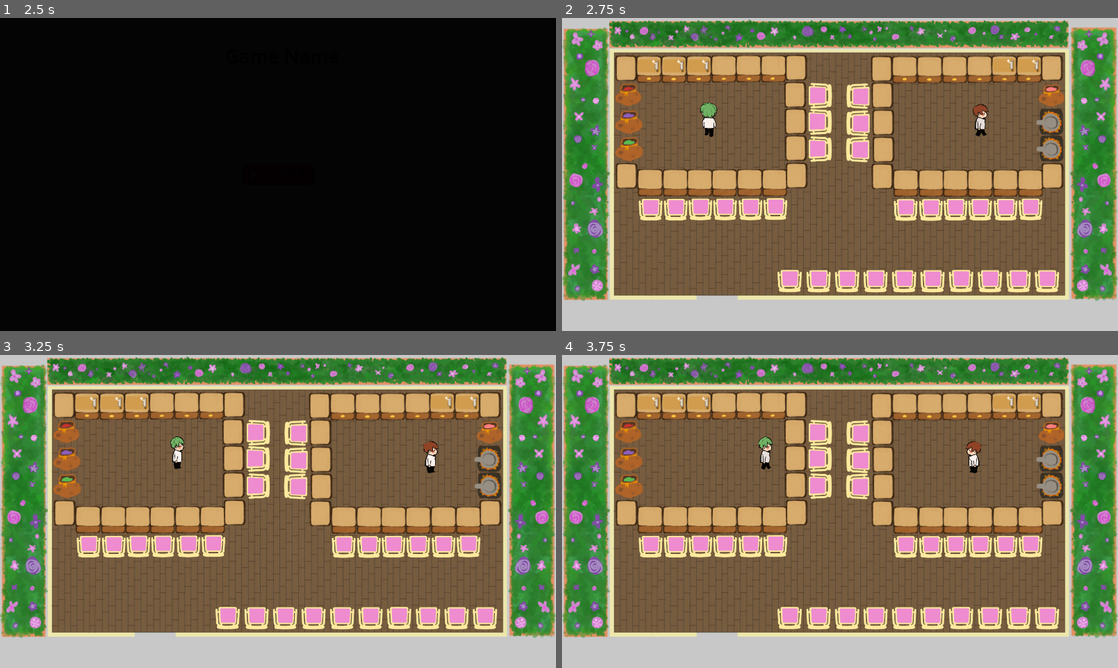
Above: before the commit, frames 1-4 (two rows, left to right).
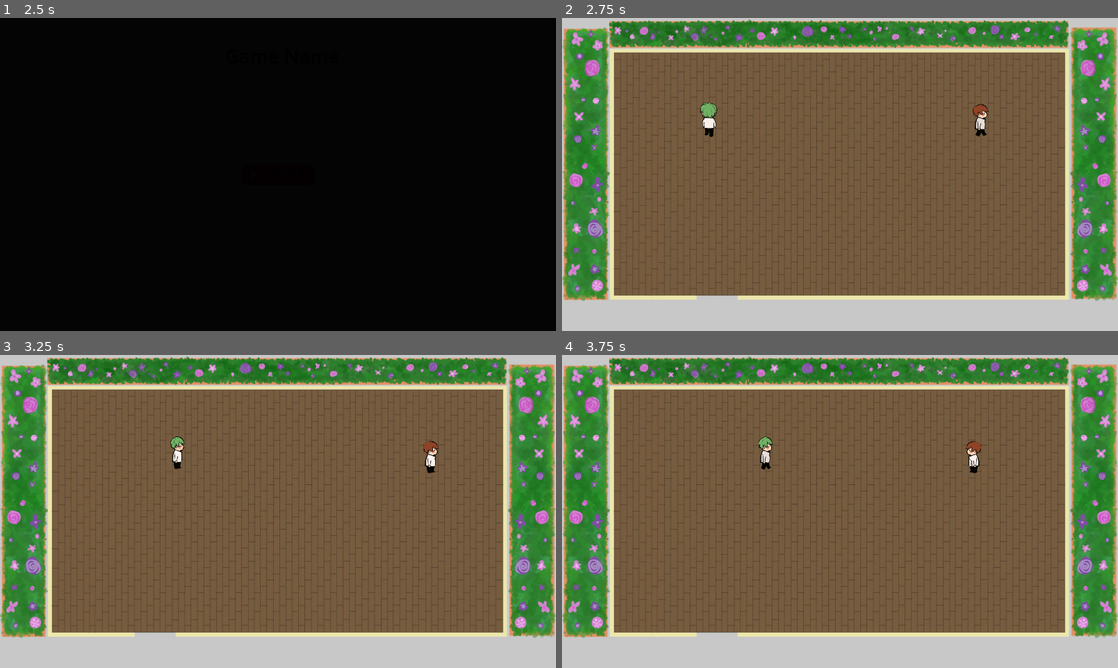
Above: after the commit, the same moments.

Repository: k1404635/Summer-Game-2024
Game: Godot game, scene res://Scenes/main_menu.tscn
The game is run twice, just before and just after one commit, with the same random seed, the same clock (stepped at 60 frames per second) and the same inputs.
Inputs (mouse positions are in pixels of both pictures, inside the frame that each line leads up to):
- Up to frame 1 (2.5 s): click (278, 174) at 0.5 s; click (278, 174) at 1.25 s; tap Enter at 2 s; hold D (MoveRight) from 2.03 s (still down); hold E (Switch Characters) from 2.03 s (still down); tap W (MoveUp) at 2.27 s
- Up to frame 2 (2.75 s): keep holding D (MoveRight); keep holding E (Switch Characters)
- Up to frame 3 (3.25 s): keep holding D (MoveRight); release E (Switch Characters) at 2.78 s; tap E (Switch Characters) at 2.85 s; tap W (MoveUp) at 3.02 s
- Up to frame 4 (3.75 s): release D (MoveRight) at 3.53 s; hold A (MoveLeft) from 3.53 s (still down); hold E (Switch Characters) from 3.53 s (still down)

Frame 1 is identical in both runs. In frame 2, 22% of the frame differs, in the area x 9-91%, y 11-88%; in frame 3, 22%; in frame 4, 22%.

Commit message:
background without counters and stuff

Diff:
--- a/Scenes/main.tscn
+++ b/Scenes/main.tscn
@@ -27,7 +27,7 @@
 [ext_resource type="Texture2D" uid="uid://b7iy0hicl10oo" path="res://Icons/Players/VegRight1.png" id="13_iuxe6"]
 [ext_resource type="AudioStream" uid="uid://5jtbe4ww7vdf" path="res://Audio/Gameplay Track.mp3" id="17_2cbpq"]
 [ext_resource type="PackedScene" uid="uid://rub2cbpyxjqa" path="res://GUI.tscn" id="18_46r3v"]
-[ext_resource type="Texture2D" uid="uid://hbitdqthnp2i" path="res://Icons/Restaurant.png" id="24_vxv6i"]
+[ext_resource type="Texture2D" uid="uid://bpp0vsgvelvav" path="res://Icons/background.png" id="28_rlxle"]
 [ext_resource type="Texture2D" uid="uid://ct81olosn8uxx" path="res://tilemap.png" id="29_1htrv"]
 
 [sub_resource type="SpriteFrames" id="SpriteFrames_xxkhc"]
@@ -364,7 +364,7 @@
 offset_bottom = 1080.0
 grow_horizontal = 2
 grow_vertical = 2
-texture = ExtResource("24_vxv6i")
+texture = ExtResource("28_rlxle")
 
 [node name="Node2D" type="Node2D" parent="."]
 
@@ -377,6 +377,6 @@
 polygon = PackedVector2Array(1070, 132, 1724, 129, 1725, 579, 1663, 584, 1660, 611, 1147, 614, 1144, 583, 1075, 587, 1072, 227, 1142, 227, 1145, 526, 1658, 525, 1659, 502, 1651, 481, 1654, 195, 1140, 198, 1141, 225, 1070, 228)
 
 [node name="TileMap" type="TileMap" parent="."]
-position = Vector2(950, 500)
+position = Vector2(843, 517)
 tile_set = SubResource("TileSet_7inhl")
 format = 2
Binary file added: Icons/background.png
Not shown, added: Icons/background.png.import
Not shown: 1 places in Scenes/main.tscn that only renumber resources
